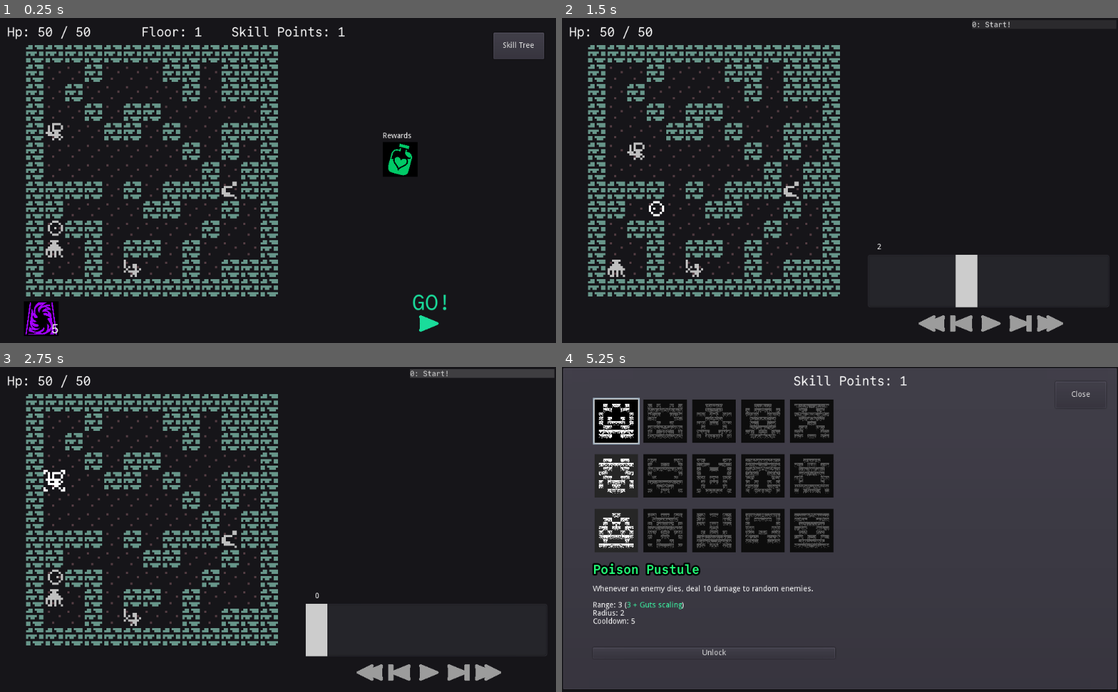
Above: before the commit, frames 1-4 (two rows, left to right).
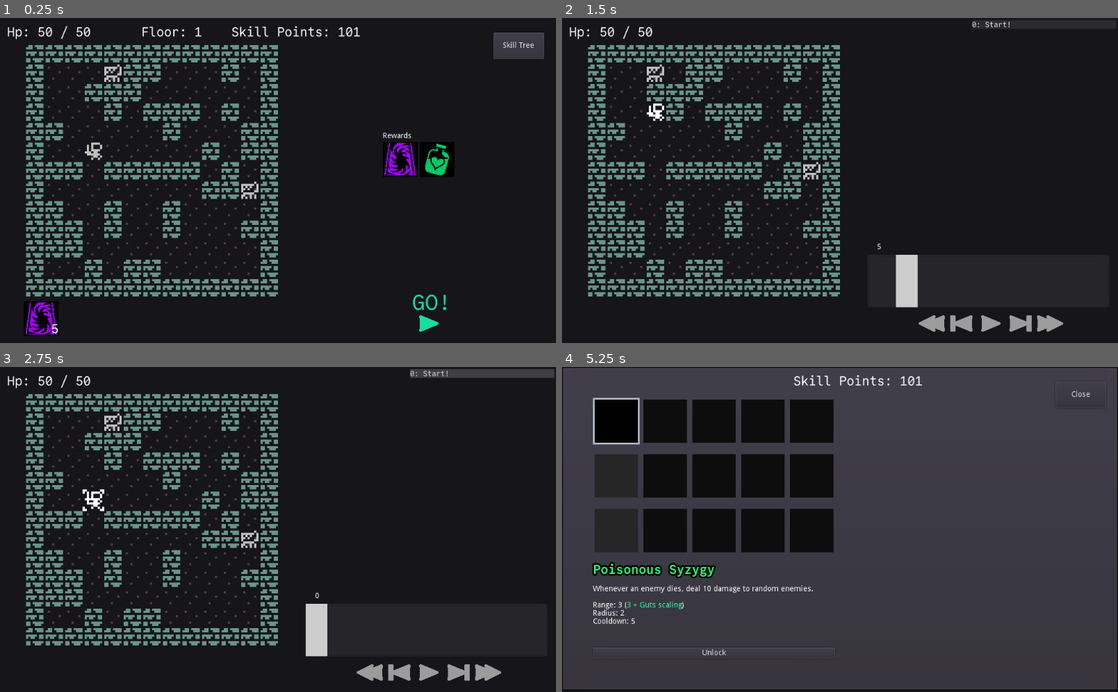
Above: after the commit, the same moments.

Repository: redxaxder/7DRL2024
Game: Godot game, scene res://main.tscn
Two runs of this game, one before a commit and one after it. Both use one fixed random seed, a clock stepped at 60 frames per second and the inputs below.
Inputs (mouse positions are in pixels of both pictures, inside the frame that each line leads up to):
- Up to frame 1 (0.25 s): no input
- Up to frame 2 (1.5 s): click (990, 317) at 0.5 s; tap Enter (return) at 1.25 s; move the mouse to (840, 180) at 1.27 s; hold D (right) from 1.28 s (still down); hold Enter (return) from 1.28 s (still down); click (840, 180) at 1.42 s
- Up to frame 3 (2.75 s): release D (right) at 2 s; release Enter (return) at 2 s; click (483, 373) at 2 s
- Up to frame 4 (5.25 s): tap Space (toggle) at 2.75 s; move the mouse to (728, 545) at 2.77 s; hold S (down) 2.78-3.5 s; tap Enter (return) at 2.85 s; click "RESTART" at 3.5 s; click "Skill Tree" at 4.25 s; click (617, 422) at 5.02 s

The runs differ from the first frame. In frame 1, 8.3% of the frame differs, in the area x 8-82%, y 2-80%; in frame 2, 8.6%, in the area x 8-75%, y 14-90%; in frame 3, 7.3%; in frame 4, 5.2%.

Commit message:
Icon coloring and element naming

Diff:
--- a/ViewSkillTree.gd
+++ b/ViewSkillTree.gd
@@ -4,7 +4,7 @@
 
 export var skill_tree: Resource
 
-var extra_skill_points : int = 0
+var extra_skill_points : int = 100
 
 var num_skills_to_unlock: int = 0
 var progress: int = 0
@@ -64,7 +64,7 @@
 #			var skill = skill_tree.addSkill(skill_names[j*skill_tree.skillsPerRow + i], i, j)
 			var button = preload("res://graphics/random_icon.tscn").instance()
 			button.connect("pressed", self, 'selectSkill', [skill, button])
-			button.set_input(skill.name)
+			button.set_input(skill)
 			containers[i].add_child(button)
 			button.rect_min_size = Vector2(80, 80)
 
--- a/ViewSkillTree.tscn
+++ b/ViewSkillTree.tscn
@@ -33,7 +33,6 @@
 margin_bottom = 30.0
 
 [node name="SkillName" type="RichTextLabel" parent="VBoxContainer"]
-margin_left = 20.0
 margin_top = 45.0
 margin_right = 200.0
 margin_bottom = 73.0
--- a/data/skills/SkillName.gd
+++ b/data/skills/SkillName.gd
@@ -1,4 +1,84 @@
 class_name SkillName
+
+const physical_adjectives = [
+	"Piercing",
+	"Jagged",
+	"Spiky",
+	"Pointed",
+	"Lacerating",
+	"Heavy",
+	"Devastating",
+	"Blunt",
+	"Sharpened",
+	"Razor-sharp",
+	"Barbed",
+	"Crushing",
+	"Gigantic",
+	"Smashing",
+	"Indestructible",
+	"Armored",
+	"Invincible",
+	"Thorned",
+	"Hammered",
+	"Scaled",
+]
+
+const fire_adjectives = [
+	"Boiling",
+	"Molten",
+	"Fiery",
+	"Red-hot",
+	"Burning",
+	"Searing",
+	"Glowing",
+	"Broiling",
+	"Scalding",
+	"Scorching",
+	"Enflamed",
+	"Seething",
+	"Fuming",
+	"Steaming",
+	"Srackling",
+	"Smoking",
+	"Consuming",
+]
+const ice_adjectives = [
+	"Frigid",
+	"Numbing",
+	"Bone-chilling",
+	"Subzero",
+	"Icy",
+	"Glacial",
+	"Frozen",
+	"Freezing",
+	"Arctic",
+	"Fractal",
+	"Gelid",
+	"Inhospitable",
+	"Cerulean",
+	"Azure",
+	"Sapphire"
+]
+const poison_adjectives = [
+	"Poisonous",
+	"Toxic",
+	"Infectious",
+	"Envenomed",
+	"Malignant",
+	"Volatile",
+	"Deadly",
+	"Virulent",
+	"Injurious",
+	"Potent",
+	"Baleful",
+	"Spiked",
+	"Tainted",
+	"Foul",
+	"Contaminated",
+	"Polluted",
+]
+
+
 
 const adjectives = [
 	"Aphotic",
@@ -11,7 +91,6 @@
 	"Serpent's",
 	"Devil's",
 	"Burly",
-	"Poisonous",
 	"Mastadon's",
 	"Absolute",
 	"Occasional",
@@ -75,7 +154,6 @@
 	"Thundering",
 	"Resplendent",
 	"Shimmering",
-	"Glowing",
 	"Forgotten",
 	"Lost",
 	"Abandoned",
@@ -128,10 +206,30 @@
 	"of the World",
 	"against Greed",
 	"against Strength",
+	"against God",
+	"against Time",
+	"against Hubris",
+	"against Sloth",
+	"against Envy",
+	"against Weakness",
+	"against Corruption",
+	"against Evil",
 	"of the Weasel",
+	"of the Snake",
+	"of the Hawk",
+	"of the Fox",
+	"of the Spider",
+	"of the Scorpion",
+	"of the Bear",
+	"of the Tiger",
 	"with Haste",
+	"with Courage",
+	"with Revenge",
+	"with Rage",
+	"with Resolve",
 	"Beyond the Limit",
 	"Turbo",
+	"Deux",
 	"Mark II",
 	"for Great Justice",
 ]
@@ -256,14 +354,30 @@
 	"Pulchritude",
 ]
 
-static func generate_name() -> String:
+static func generate_name(element = null) -> String:
 	var name: String = ""
 	var num_adjectives = randi() % 2 + 1
+
 	var available_adjectives = DataUtil.deep_dup(adjectives)
+	var element_adjectives = []
+	if(element != null):
+		if(element == Elements.Kind.Physical):
+			element_adjectives = DataUtil.deep_dup(physical_adjectives)
+		elif(element == Elements.Kind.Fire):
+			element_adjectives = DataUtil.deep_dup(fire_adjectives)
+		elif(element == Elements.Kind.Ice):
+			element_adjectives = DataUtil.deep_dup(ice_adjectives)
+		elif(element == Elements.Kind.Poison):
+			element_adjectives = DataUtil.deep_dup(poison_adjectives)
+
 	available_adjectives.shuffle()
+	element_adjectives.shuffle()
 	var has_trailer: bool = randf() < 0.2
 	for i in num_adjectives:
-		name += available_adjectives.pop_front() + " "
+		if i==0 && element_adjectives.size() > 0:
+			name += element_adjectives.pop_front() + " "
+		else:
+			name += available_adjectives.pop_front() + " "
 	name += mains[randi() % mains.size()]
 	if has_trailer:
 		name += " " + trailers[randi() % trailers.size()]
--- a/data/skills/SkillTree.gd
+++ b/data/skills/SkillTree.gd
@@ -151,7 +151,6 @@
 	# ROW 0
 	# *****
 	append_and_create_ability({
-		"label": "Poison Pustule",
 		"element": Elements.Kind.Poison,
 		"row": 0,
 			# ***EFFECT***
@@ -176,7 +175,7 @@
 		)
 
 	append_and_create_ability({
-		"label": "Fiery Fire",
+		# "label": "Fiery Fire",
 		"element": Elements.Kind.Fire,
 		"row": 0,
 			# ***EFFECT***
@@ -203,7 +202,6 @@
 
 	# Deal 10 damage to an enemy in a 5 radius (4 cooldown)
 	append_and_create_ability({
-		"label": "Icy Clutch",
 		"element": Elements.Kind.Ice,
 		"trigger": SkillsCore.Trigger.Action,
 		"effect_type": SkillsCore.EffectType.Damage,
@@ -222,7 +220,6 @@
 	# ROW 1
 	# *****
 	append_and_create_ability({
-		"label": "Penetrating Thorns",
 		"element": Elements.Kind.Physical,
 		"row": 1,
 			# ***EFFECT***
@@ -247,7 +244,6 @@
 		)
 
 	append_and_create_ability({
-		"label": "Two Step",
 		"element": Elements.Kind.Physical,
 		"row": 1,
 			# ***EFFECT***
@@ -272,7 +268,6 @@
 		)
 
 	append_and_create_ability({
-		"label": "Peerless Sleight",
 		"element": Elements.Kind.Physical,
 		"row": 1,
 			# ***EFFECT***
@@ -295,7 +290,6 @@
 	# *****
 
 	append_and_create_ability({
-		"label": "Poison Gulp",
 		"element": Elements.Kind.Poison,
 		"row": 2,
 			# ***EFFECT***
@@ -319,7 +313,6 @@
 		)
 
 	append_and_create_ability({
-		"label": "Poison Overflow",
 		"element": Elements.Kind.Poison,
 		"row": 2,
 			# ***EFFECT***
@@ -345,7 +338,6 @@
 		)
 
 	append_and_create_ability({
-		"label": "Rake the Coals",
 		"element": Elements.Kind.Fire,
 		"row": 2,
 			# ***EFFECT***
@@ -462,8 +454,10 @@
 
 # syntactic sugar over like 3 calls to make an ability
 func append_and_create_ability(opt: Dictionary):
-	opt.label = opt.label if opt.label else SkillName.generate_name()
+	opt.label = opt.label if opt.has('label') else SkillName.generate_name(opt.element)
 	var modifiers = []
+
+	#opt.element = Elements.Kind.Fire
 	if opt.has('modifiers') :
 		modifiers = opt.modifiers
 	if !opt.has('ability_range'):
--- a/graphics/random_icon.gd
+++ b/graphics/random_icon.gd
@@ -4,11 +4,16 @@
 var color: Color = Color(1,1,1)
 var scale: int = 8
 var full_size: int = 10
+var resolution: float = full_size * scale
 var rng = RandomNumberGenerator.new()
+var skill
 
-func set_input(input):
-	icon_index = hash(input)
-	color = RandomUtil.color_hash(input)
+var center = Vector2(4.5,4.5)
+
+func set_input(input_skill):
+	skill = input_skill
+	icon_index = hash(input_skill.name)
+	rng.seed = icon_index
 	color = Color.white
 	update_texture()
 
@@ -20,17 +25,33 @@
 	image.fill(Color(0,0,0,0))
 	image.lock()
 
+	var flip_x = should_flip_x()
+	var flip_y = should_flip_y()
+
 	for x in full_size: for y in full_size	:
-		var off = (rng.randf()>.4 ||
-			x == 0 || x == full_size -1 ||
+		var d = dist(Vector2(float(x), float(y)), center)
+		var outline = (x == 0 || x == full_size -1 ||
 			y == 0 || y == full_size - 1)
+		var off = get_big_off(x,y, d) || outline
+		if flip_x && x > full_size/2.0:
+			continue
+		if flip_y && y > full_size/2.0:
+			continue
+
 		for xx in scale: for yy in scale:
 			var xxx = scale * x + xx
 			var yyy = scale * y + yy
+			var yyyy = dim.y - yyy - 1
 			var xxxx = dim.x - xxx - 1
-			if !off && ((yy + 0.0) / scale) < rng.randf():
+			if !off && get_on(x, y, xx, yy, d):
 				image.set_pixel(xxx,yyy, color)
-				image.set_pixel(xxxx,yyy, color)
+
+				if flip_x:
+					image.set_pixel(xxxx,yyy, color)
+				if flip_y:
+					image.set_pixel(xxx,yyyy, color)
+				if flip_x && flip_y:
+					image.set_pixel(xxxx,yyyy, color)
 #	for x in dim.x: for y in dim.y:
 #		var i = 8*(int(x)/scale) + int(y)/scale
 #		var x2 = dim.x - x - 1
@@ -41,3 +62,70 @@
 	var t = ImageTexture.new()
 	t.create_from_image(image, 0)
 	icon = t
+
+func should_flip_x():
+	if skill.bonus:
+		return true;
+	if skill.ability && skill.ability.effect:
+		if skill.ability.effect.element == Elements.Kind.Physical:
+			return true
+		elif skill.ability.effect.element == Elements.Kind.Poison:
+			return true
+		elif skill.ability.effect.element == Elements.Kind.Fire:
+			return true
+		elif skill.ability.effect.element == Elements.Kind.Ice:
+			return true
+
+func should_flip_y():
+	if skill.bonus:
+		return true;
+	if skill.ability && skill.ability.effect:
+		if skill.ability.effect.element == Elements.Kind.Physical:
+			return false
+		elif skill.ability.effect.element == Elements.Kind.Poison:
+			return false
+		elif skill.ability.effect.element == Elements.Kind.Fire:
+			return false
+		elif skill.ability.effect.element == Elements.Kind.Ice:
+			return true
+
+func get_big_off(x,y, d):
+	if skill.bonus:
+		pass
+	if skill.ability && skill.ability.effect:
+		if skill.ability.effect.element == Elements.Kind.Physical:
+			pass
+		elif skill.ability.effect.element == Elements.Kind.Poison:
+			return ((1 - (d - 1) / 6)*0.3 + 0.2) < rng.randf()
+		elif skill.ability.effect.element == Elements.Kind.Fire:
+			return pow((float(max(0,y+0.5 -x*0.5))/full_size), 1) < rng.randf()
+			# 0 means => OFF
+			# 1 means => ON
+
+			# 0,0 => 0
+			# 4,0 => 1
+			# 0,8 => 1
+			# 4,8 => 1
+		elif skill.ability.effect.element == Elements.Kind.Ice:
+			pass
+	return (rng.randf()>.4)
+
+func dist(a: Vector2, b: Vector2) -> float:
+	return pow(pow(a.x - b.x,2.0) + pow(a.y-b.y,2.0), 0.5)
+
+func get_on(x, y, xx, yy, d):
+	var inner_d = dist(Vector2(float(xx),float(yy)), Vector2(3.5, 3.5))
+	var full_d = dist(Vector2(float(x*scale + xx),float(y*scale + yy)), Vector2(3.5*scale, 3.5*scale))
+	if skill.bonus:
+		return (3 - d + cos(y*scale + yy))  < rng.randf()
+	if skill.ability && skill.ability.effect:
+		if skill.ability.effect.element == Elements.Kind.Physical:
+			return ((yy + 0.0) / scale) < rng.randf()
+		elif skill.ability.effect.element == Elements.Kind.Poison:
+			return (inner_d - 4 + d*0.85) / 2 < rng.randf()
+		elif skill.ability.effect.element == Elements.Kind.Fire:
+			var a = (1-(y * scale + yy) / resolution)
+			var b = 0.5*(-xx + -x * scale + scale * full_size / 2.0) / resolution
+			return (a + b) < rng.randf()
+		elif skill.ability.effect.element == Elements.Kind.Ice:
+			return (cos(full_d)*0.6+0.4 * (1.0-full_d/20.0))> rng.randf()
